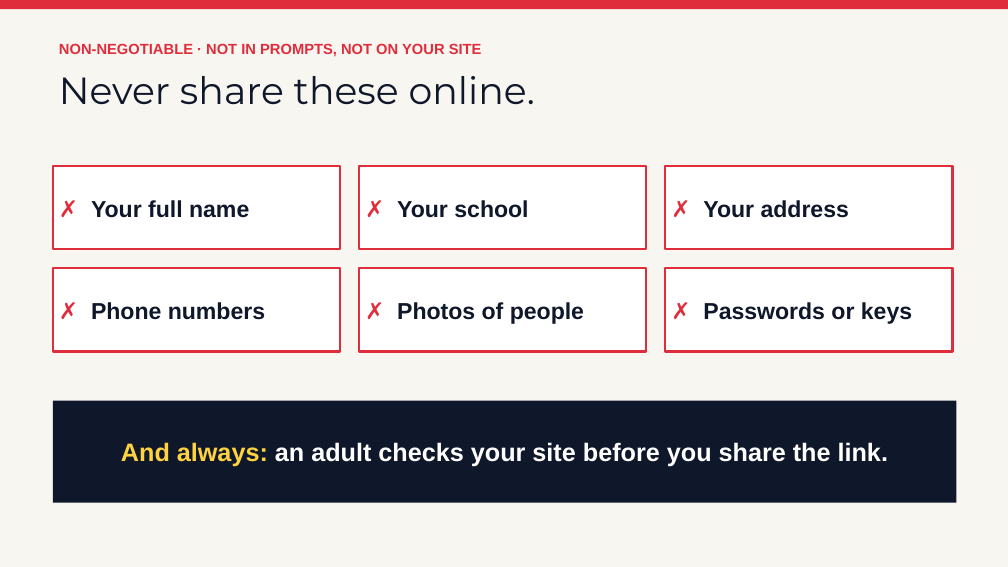
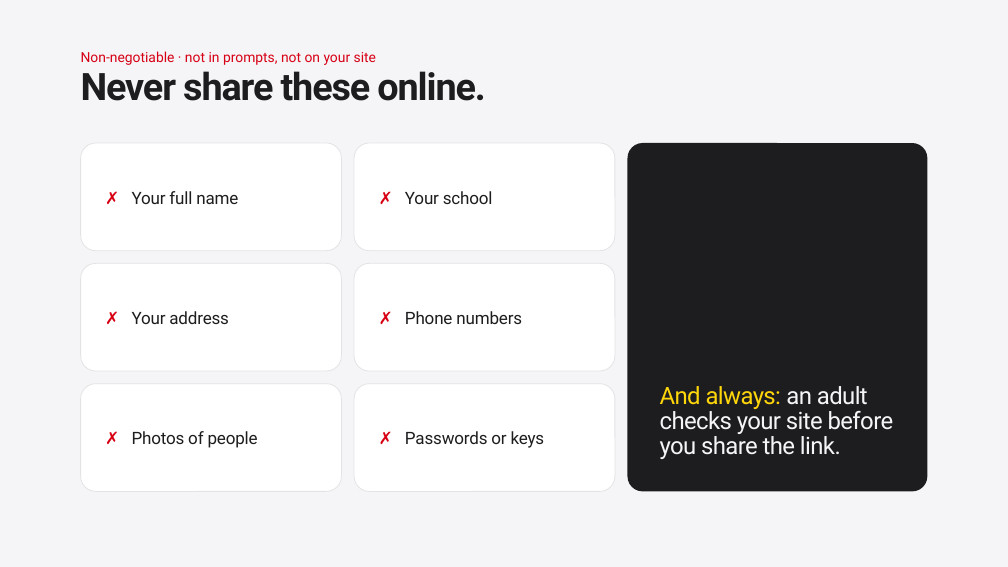
Before and after one commit to siddharthsivaramancode/ai-workshop, a slide deck: slide 15 of slideshows/session-01-kickoff.pptx. Drawn at 1008x567 pixels with LibreOffice and Linux fonts; fonts in the diff are those of the drawing. Boxes give left, top, right and bottom in pixels: in the first picture for what was removed or moved away, otherwise in the second. Text is boxed around its words. In the diff, an @@ line names an element or a change of style, - is before the commit and + after.

```diff
--- a/slideshows/session-01-kickoff.pptx
+++ b/slideshows/session-01-kickoff.pptx
@@ background #F7F6F1 to #F5F5F7 @@
@@ rectangle removed at (0,0,1008,9) @@
@@ text at (81,51,376,65): text changed; size 14 to 13.2 pt; font Arial to Roboto; text colour #E02D3C to #D70015; bold off @@
-NON-NEGOTIABLE · NOT IN PROMPTS, NOT ON YOUR SITE
+Non-negotiable · not in prompts, not on your site
@@ text "Never share these online.": place and size @@
-text "Never share these online." at (59,76,535,105)
+text "Never share these online." at (81,71,485,101)
@@ text "Never share these online." at (81,71,485,101): font Montserrat to Roboto, text colour #0F172A to #1D1D1F, letter spacing 0 to -1.1 pt, bold on; line spacing 1 to 0.79 @@
@@ rounded rectangle "✗ Your full name": place and size @@
-rounded rectangle "✗ Your full name" at (53,166,340,250)
+rounded rectangle "✗ Your full name" at (81,143,342,251)
@@ rounded rectangle "✗ Your school": place and size @@
-rounded rectangle "✗ Your school" at (359,166,647,250)
+rounded rectangle "✗ Your school" at (354,143,615,251)
@@ rounded rectangle "And always: an adult checks ...": place and size @@
-rounded rectangle "And always: an adult checks ..." at (53,401,957,503)
+rounded rectangle "And always: an adult checks ..." at (628,143,928,492)
@@ rounded rectangle "And always: an adult checks ..." at (628,143,928,492): size 24 to 22.8 pt, font Arial to Roboto, letter spacing 0 to -0.6 pt, bold off; text colour #FFD23F to #FFD60A in "And always:"; text colour #FFFFFF to #F5F5F7 in "an adult checks your site before you ..."; alignment centre to left; line spacing 1 to 0.86; vertical alignment middle to bottom; rectangle to rounded rectangle; fill #0F172A to #1D1D1F @@
@@ rounded rectangle "✗ Your address": place and size @@
-rounded rectangle "✗ Your address" at (665,166,953,250)
+rounded rectangle "✗ Your address" at (81,263,342,371)
@@ rounded rectangle "✗ Phone numbers": place and size @@
-rounded rectangle "✗ Phone numbers" at (53,268,340,352)
+rounded rectangle "✗ Phone numbers" at (354,263,615,371)
@@ rounded rectangle "✗ Photos of people": place and size @@
-rounded rectangle "✗ Photos of people" at (359,268,647,352)
+rounded rectangle "✗ Photos of people" at (81,384,342,492)
@@ size 22 to 16.2 pt, font Arial to Roboto, text colour #0F172A to #1D1D1F, letter spacing 0 to -0.2 pt, bold off; text colour #E02D3C to #D70015 in "✗"; line spacing 1 to 1.05; rectangle to rounded rectangle; outline #E02D3C 2 pt to #E3E3E6 0.75 pt in 6 elements at (81,143,342,251), (354,143,615,251), (81,263,342,371), (354,263,615,371), (81,384,342,492), (354,384,615,492) @@
@@ rounded rectangle "✗ Passwords or keys": place and size @@
-rounded rectangle "✗ Passwords or keys" at (665,268,953,352)
+rounded rectangle "✗ Passwords or keys" at (354,384,615,492)
```
Also in this commit, not shown: 21 other slides changed, 1 other file.
